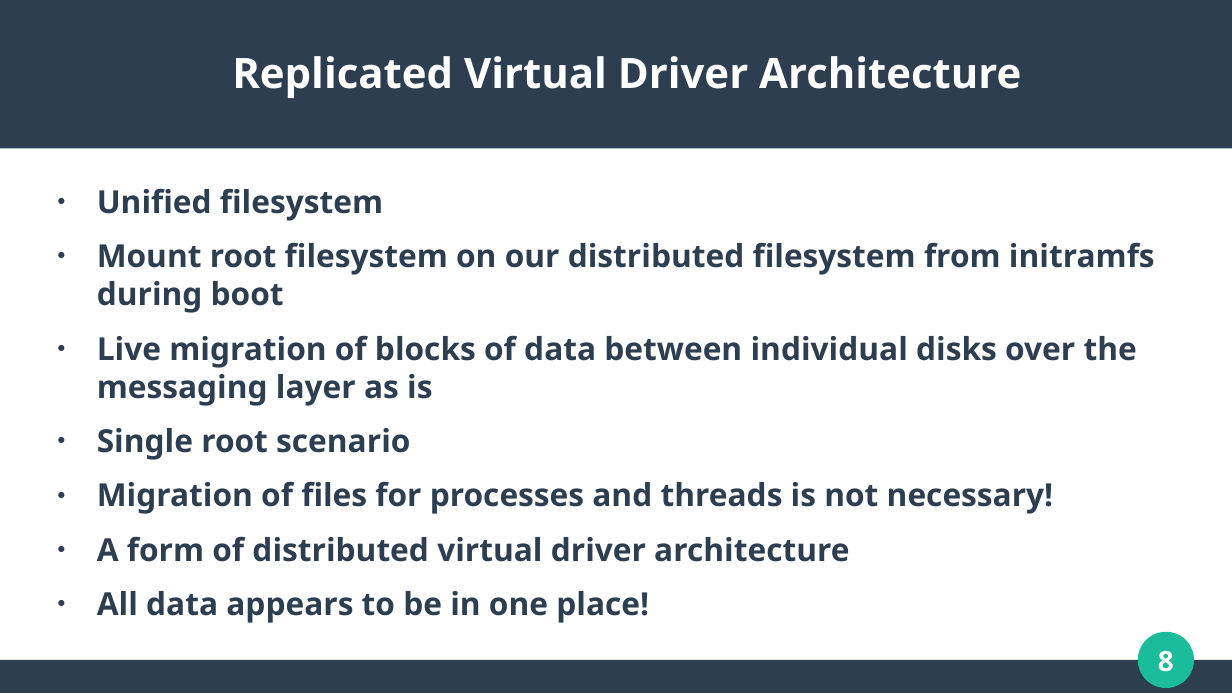
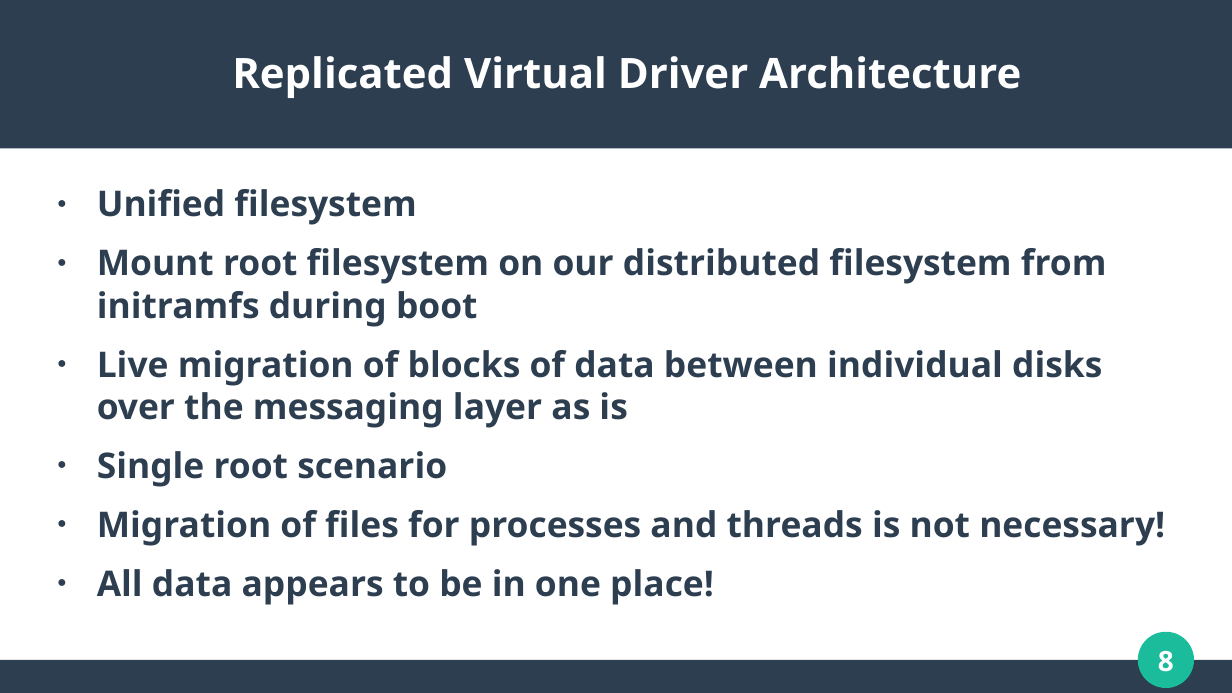
Before and after one commit to WaveArch/Wave, a slide deck: slide 8 of Replicated.pptx. Drawn at 1232x693 pixels with LibreOffice and Linux fonts; fonts in the diff are those of the drawing. Boxes give left, top, right and bottom in pixels: in the first picture for what was removed or moved away, otherwise in the second. Text is boxed around its words. In the diff, an @@ line names an element or a change of style, - is before the commit and + after.

```diff
--- a/Replicated.pptx
+++ b/Replicated.pptx
@@ text "Unified filesystem" at [97,189,1165,605]: size 20.4 to 22.8 pt @@
@@ text at [97,536,849,562]: paragraph removed @@
-● A form of distributed virtual driver architecture
```
Also in this commit, not shown: 5 other slides changed, 3 other files.
